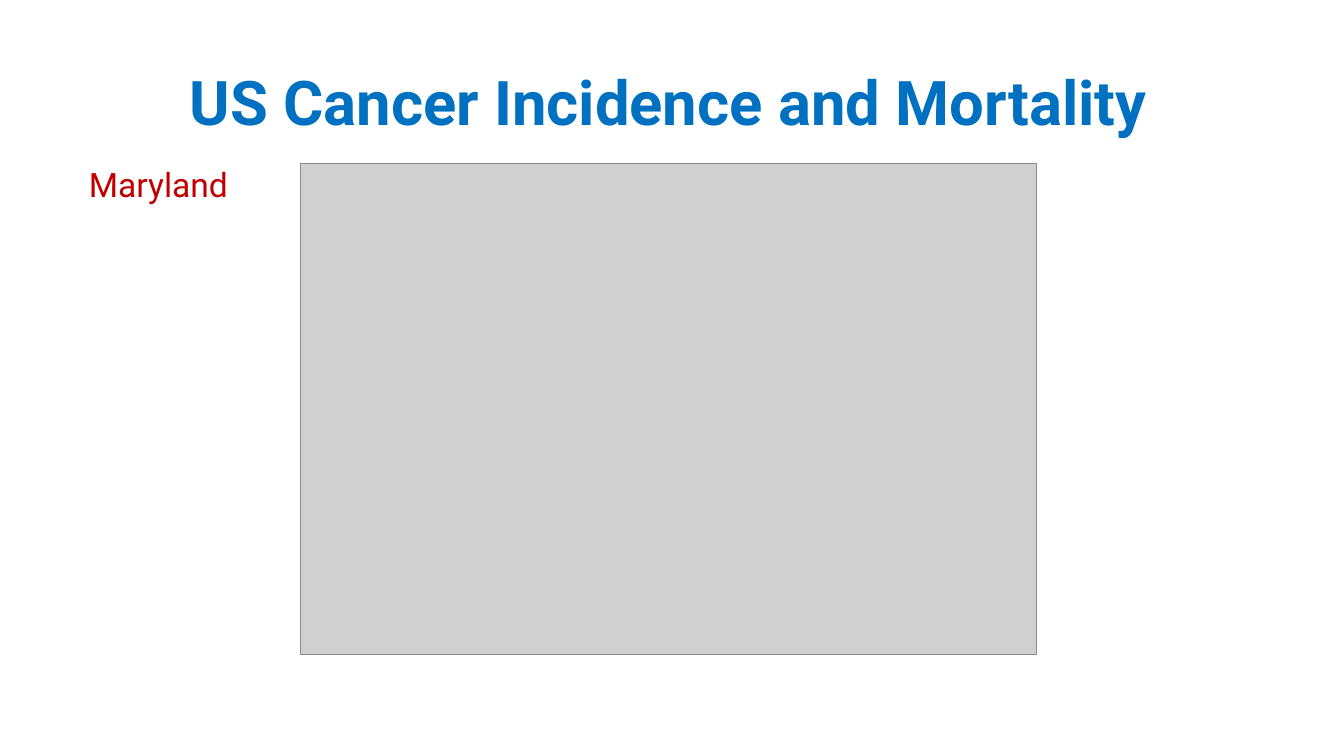
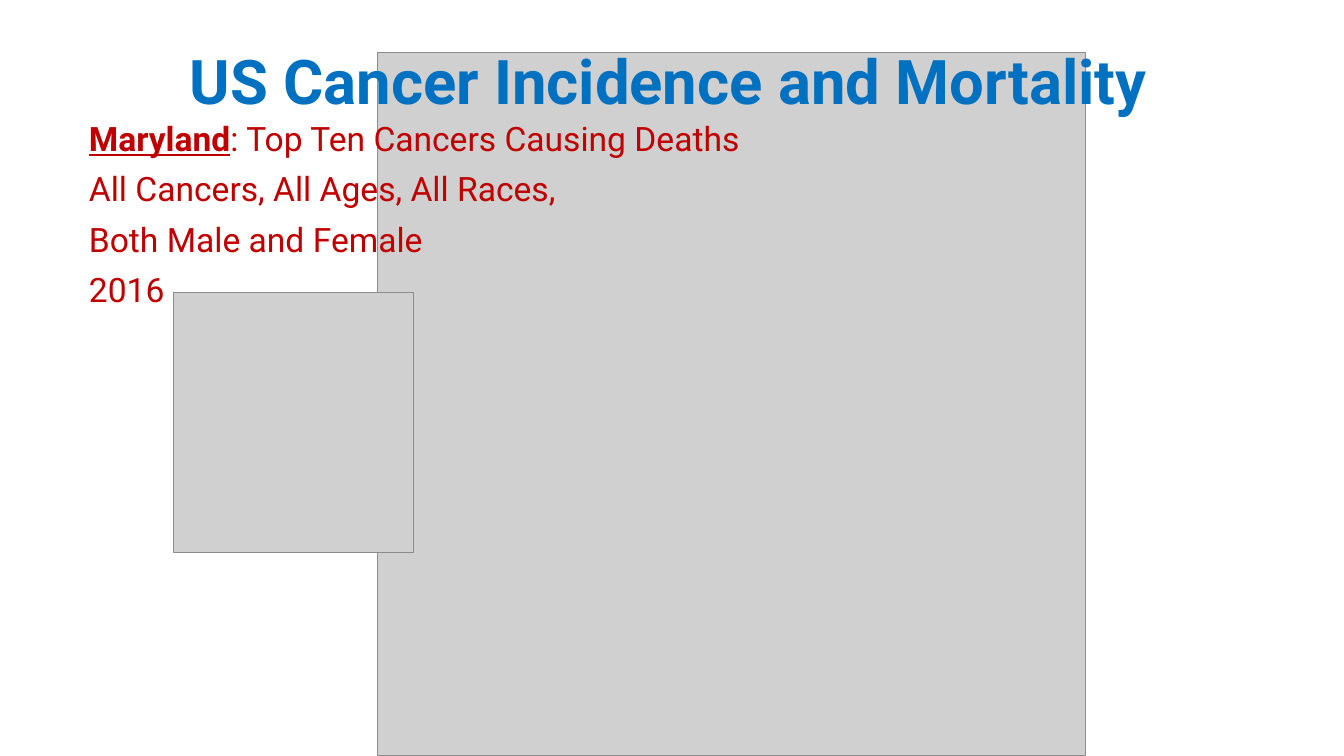
Before and after one commit to pegblaine/mblaine_project_1, a slide deck: slide 3 of Project1/Cancer Incidence and Mortality Project 1.pptx (slide 4 before the commit). Drawn at 1344x756 pixels with LibreOffice and Linux fonts; fonts in the diff are those of the drawing; grey boxes stand for pictures. Boxes give left, top, right and bottom in pixels: in the first picture for what was removed or moved away, otherwise in the second. Text is boxed around its words. In the diff, an @@ line names an element or a change of style, - is before the commit and + after.

```diff
--- a/Project1/Cancer Incidence and Mortality Project 1.pptx
+++ b/Project1/Cancer Incidence and Mortality Project 1.pptx
@@ title "US Cancer Incidence and Mortality" rewrapped from [190,78,1147,138] to [190,48,1147,119] @@
@@ picture: place and size @@
-picture at [301,163,1037,655]
+picture at [378,52,1086,755]
@@ subtitle at [89,120,739,303]: text changed @@
-Maryland
+Maryland: Top Ten Cancers Causing Deaths
+All Cancers, All Ages, All Races,
+Both Male and Female
+2016
@@ picture added at [174,292,414,553] @@
```
Also in this commit, not shown: 5 other slides changed, 2 slides added, 13 other files.
